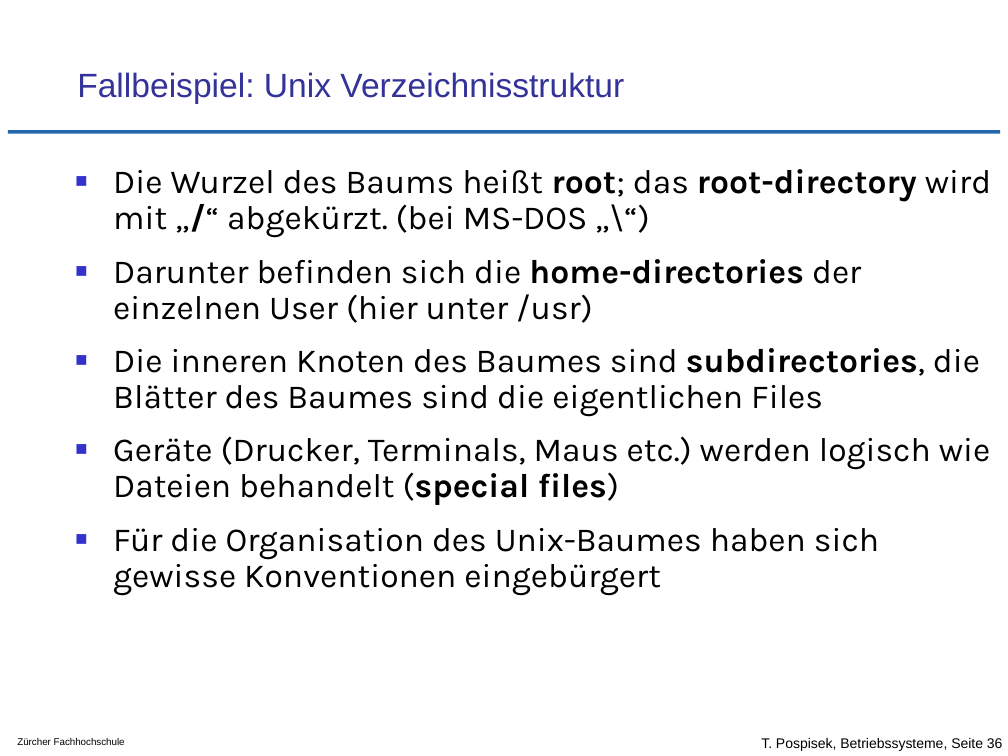
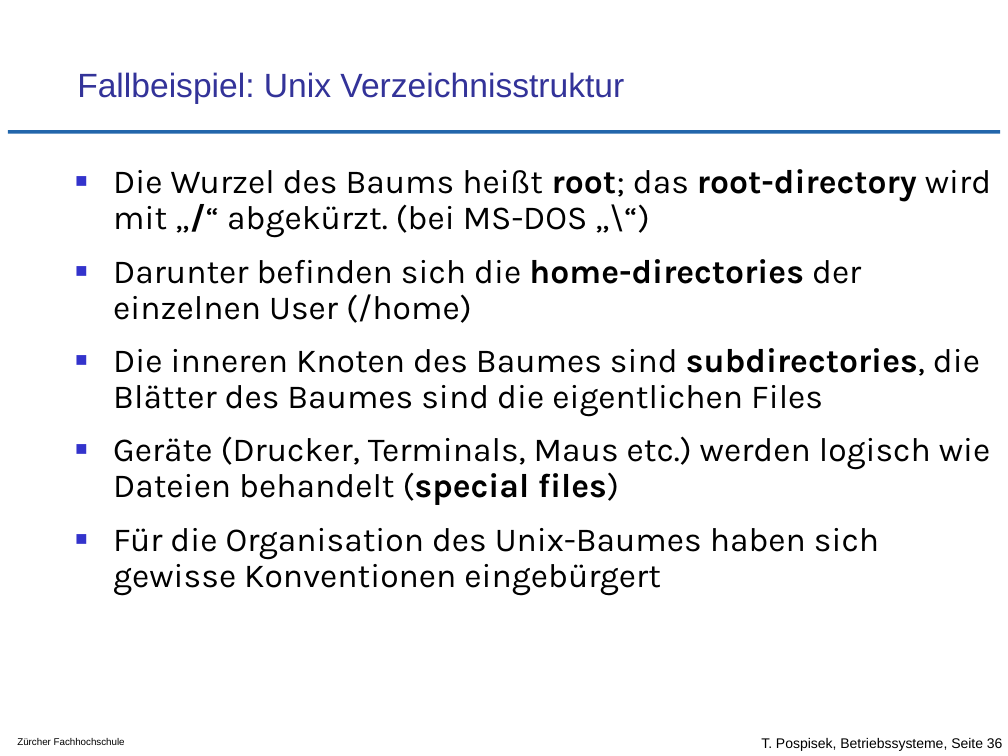
Before and after one commit to tpo/betriebssysteme, a slide deck: slide 36 of 12_Geraete_und_Dateiverwaltung.odp. Drawn at 1008x756 pixels with LibreOffice and Linux fonts; fonts in the diff are those of the drawing; background and template pictures are left out. Boxes give left, top, right and bottom in pixels: in the first picture for what was removed or moved away, otherwise in the second. Text is boxed around its words. In the diff, an @@ line names an element or a change of style, - is before the commit and + after.

```diff
--- a/12_Geraete_und_Dateiverwaltung.odp
+++ b/12_Geraete_und_Dateiverwaltung.odp
@@ text at bbox=[113, 259, 861, 323]: text changed @@
-■ Darunter befinden sich die home-directories der einzelnen User (hier unter /usr)
+■ Darunter befinden sich die home-directories der einzelnen User (/home)
```
Also in this commit, not shown: 1 other slide changed.
